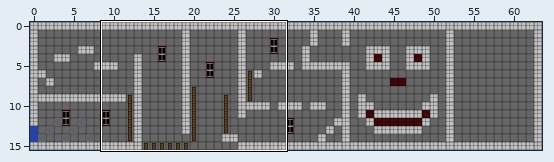
Two states of a Tiled map, tower-of-darkness-xna/tower-of-darkness-xna/tower-of-darkness-xnaContent/maps/tower6.tmx. Above: a wide view before the commit, with the close-up outlined.
Close-up. Old version:
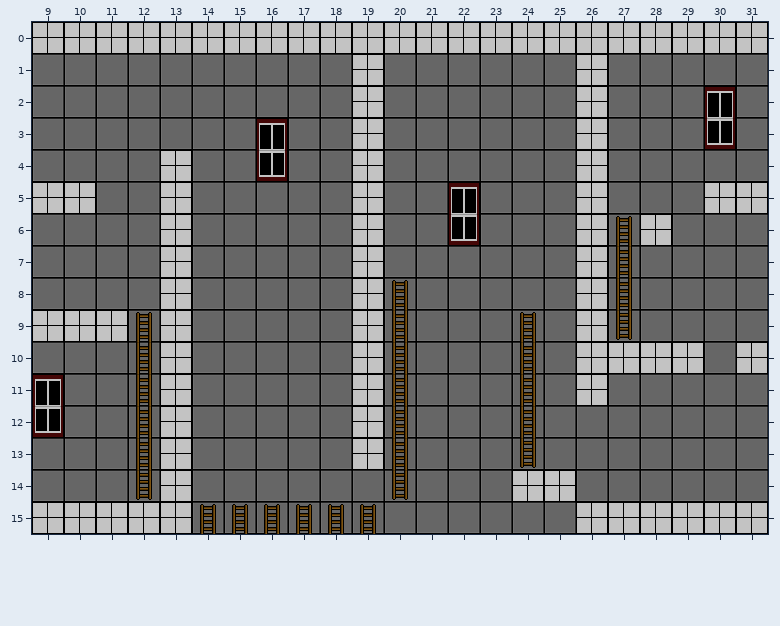
Cells are 32x32 px. Shown: x 9..31, y 0..15.
The same view after the edit:
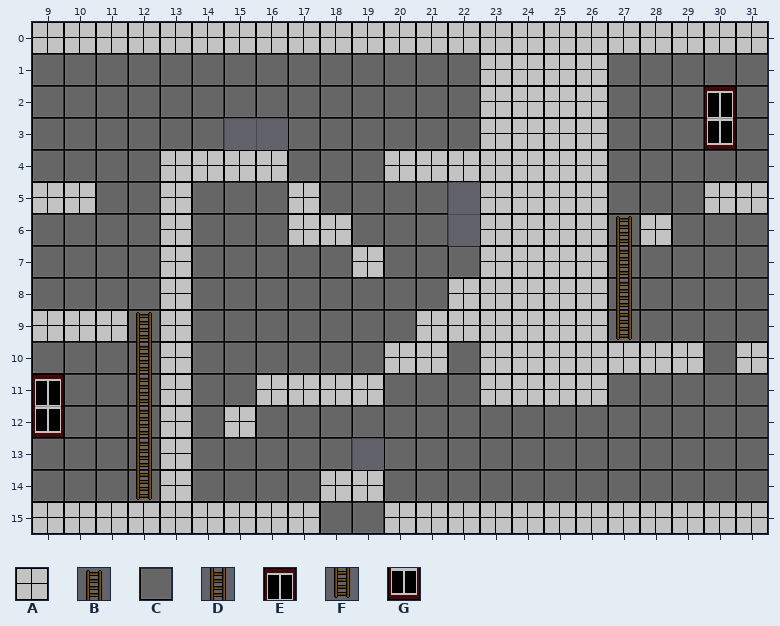
Key: from "TileSet": A 14, B 29, C 30, D 39, E 41, F 49, G 51.
_ is an empty cell.
Change:
Layer "Background":
The author cleared tile C in row 3 at x 15.
The author cleared tile E in row 3 at x 16; in row 5 at x 22.
The author cleared tile G in row 4 at x 16; in row 6 at x 22.
Layer "Foreground":
The edit adds tile A in rows 1 to 11 at x 23 to 25; in row 15 at x 25.
The author cleared tile A in rows 1 to 6 at x 19; in rows 8 to 10 at x 19; in rows 12 to 13 at x 19; in row 14 at x 24 to 25.
Layer "Ladder":
The author cleared tile B in row 8 at x 20; in row 9 at x 24; in row 15 at x 14 to 19.
The author cleared tile D in row 9 at x 20; in rows 10 to 12 at x 20 and 24; in row 13 at x 20.
The author cleared tile F in row 13 at x 24; in row 14 at x 20.
Layer "Breakable":
The edit adds tile A in row 4 at x 14 to 16 and 20 to 22; in row 5 at x 17; in row 6 at x 17 to 18; in row 8 at x 22; in row 9 at x 21 to 22; in row 10 at x 20 to 21.
The edit adds tile A in row 11 at x 16 to 18; in row 12 at x 15; in row 14 at x 18 to 19; in row 15 at x 14 to 17 and 20 to 24.
